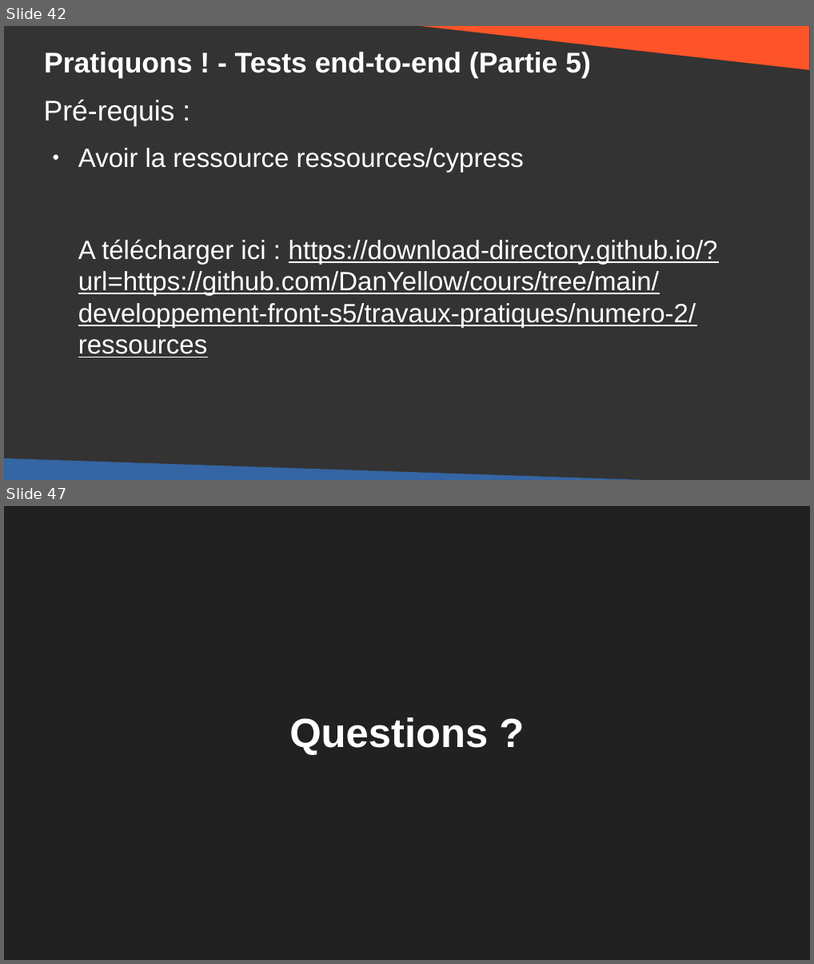
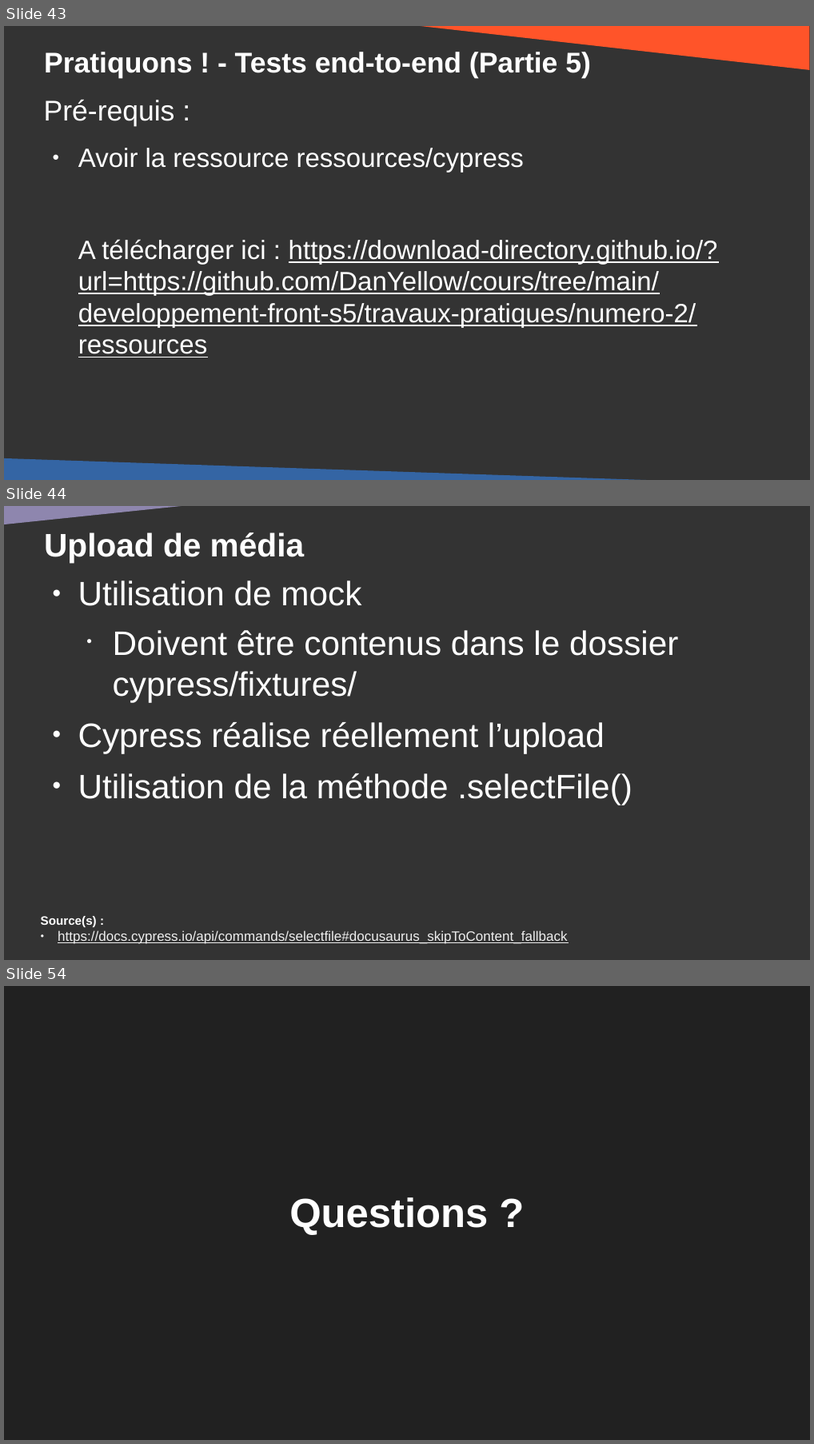
Before and after one commit to DanYellow/cours, a slide deck: developpement-front-s5/travaux-pratiques/numero-2/presentation.odp. Shown one above the other, each under a label of ours: slides 42 and 47 before the commit, slides 43, 44 and 54 after it; the slides between them are not shown. The pictures are 814x964 and 814x1444 pixels, drawn with LibreOffice and Linux fonts; fonts in the diff are those of the drawing. Boxes give left, top, right and bottom in pixels: in the first picture for what was removed or moved away, otherwise in the second. Text is boxed around its words. In the diff, an @@ line names an element or a change of style, - is before the commit and + after.

```diff
--- a/developpement-front-s5/travaux-pratiques/numero-2/presentation.odp
+++ b/developpement-front-s5/travaux-pratiques/numero-2/presentation.odp
@@ slide 44 added at [4, 506, 810, 960], background #333333 @@
@@ right triangle added at [4, 506, 292, 538], fill #8E86AE @@
@@ title added at [44, 532, 304, 562], 32 pt, text #FFFFFF, bold @@
+Upload de média
@@ text added at [78, 580, 678, 804], 33.3 pt, text #FFFFFF @@
+● Utilisation de mock
+  • Doivent être contenus dans le dossier cypress/fixtures/
+● Cypress réalise réellement l’upload
+● Utilisation de la méthode .selectFile()
@@ text added at [41, 916, 567, 944], 13.4 pt, text #EEEEEE, underline @@
+Source(s) :
+● https://docs.cypress.io/api/commands/selectfile#docusaurus_skipToContent_fallback
@@ what was slide 42 is now slide 43 @@
@@ what was slide 47 is now slide 54 @@
```
Also in this commit, not shown: 5 slides changed, 8 other slides added, 2 slides removed, 7 other files.
